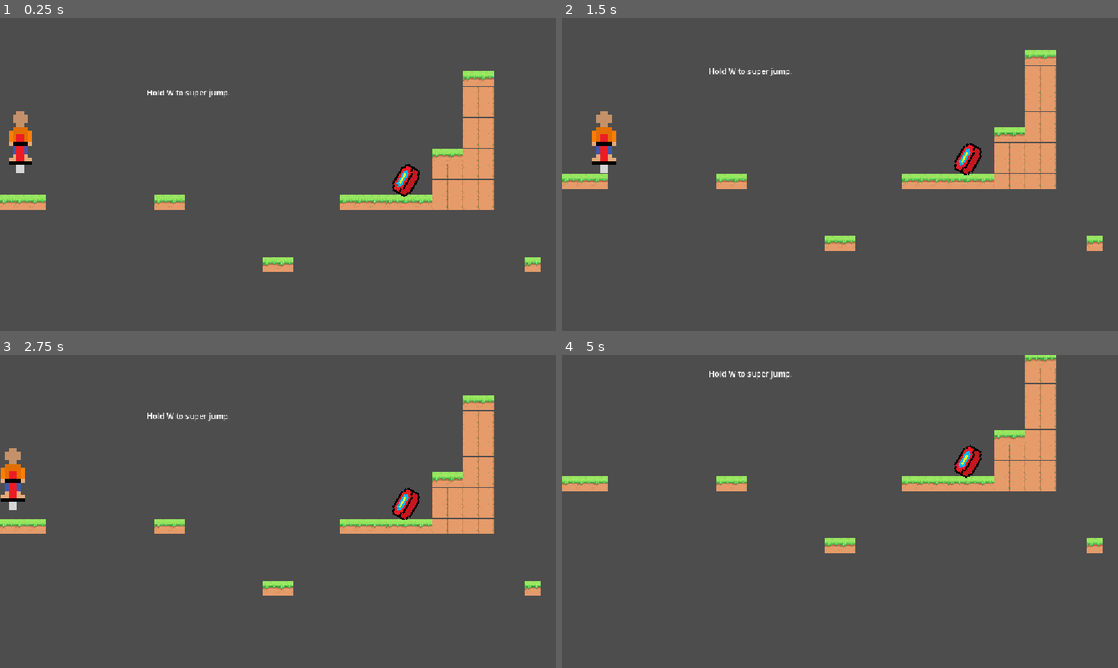
Above: before the commit, frames 1-4 (two rows, left to right).
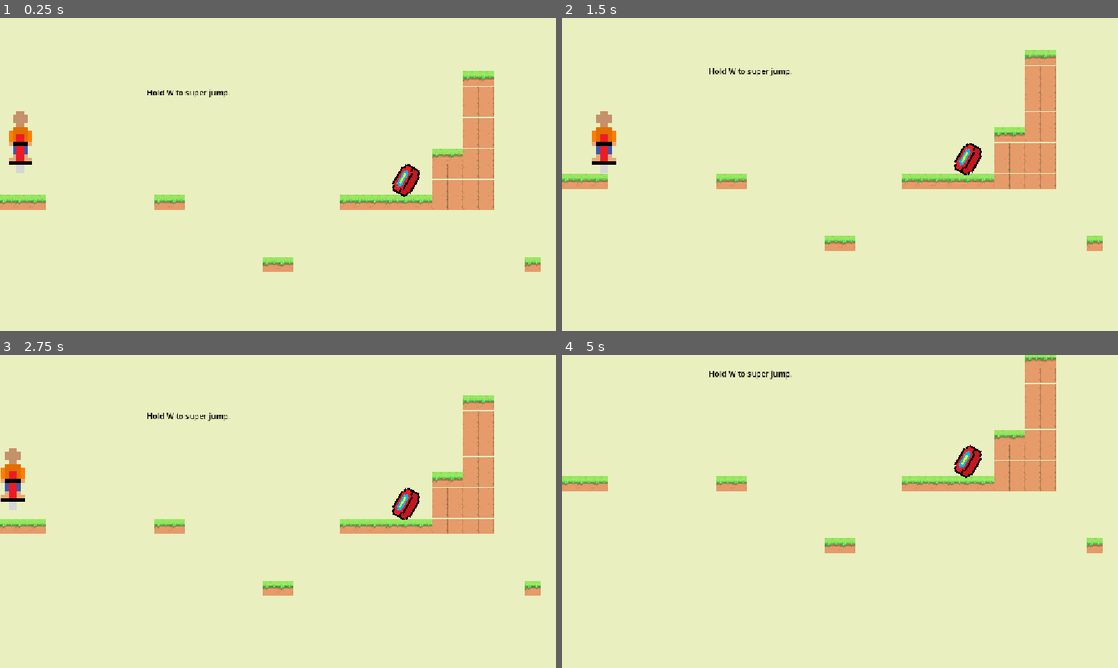
Above: after the commit, the same moments.

Repository: ScarletAkuma/game
Game: Godot game, scene res://main.tscn
Two runs of this game, one before a commit and one after it. Both use one fixed random seed, a clock stepped at 60 frames per second and the inputs below.
Inputs:
- Up to frame 1 (0.25 s): no input
- Up to frame 2 (1.5 s): hold D (right) from 0.53 s (still down); tap Space (jump) at 0.77 s
- Up to frame 3 (2.75 s): tap Space (jump) at 1.52 s; release D (right) at 2.03 s; hold A (left) from 2.03 s (still down)
- Up to frame 4 (5 s): release A (left) at 2.78 s; hold D (right) 2.78-4.28 s; tap Space (jump) at 3.02, 3.77, 4.52 s; hold A (left) from 4.28 s (still down)

The runs differ from the first frame. In frame 1, 94% of the frame differs, in the area x 0-100%, y 0-100%; in frame 2, 94%; in frame 3, 94%; in frame 4, 94%.

Commit message:
Update main.tscn
word coloour

Diff:
--- a/main.tscn
+++ b/main.tscn
@@ -335,6 +335,7 @@
 offset_top = 224.0
 offset_right = 477.0
 offset_bottom = 247.0
+theme_override_colors/font_color = Color(0, 0, 0, 1)
 text = "Hold W to super jump."
 
 [node name="Trampoline" parent="." unique_id=847996565 instance=ExtResource("4_1bvp3")]
@@ -386,5 +387,13 @@
 position = Vector2(1352, -433)
 rotation = -0.63529986
 
+[node name="ColorRect" type="ColorRect" parent="." unique_id=1383351368]
+z_index = -20
+offset_left = -284.0
+offset_top = -1143.0
+offset_right = 4278.0
+offset_bottom = 930.0
+color = Color(0.9138824, 0.9353209, 0.75044256, 1)
+
 [connection signal="body_entered" from="Kill Zone" to="Kill Zone" method="_on_body_entered"]
 [connection signal="body_entered" from="Flag" to="Flag" method="_on_body_entered"]
